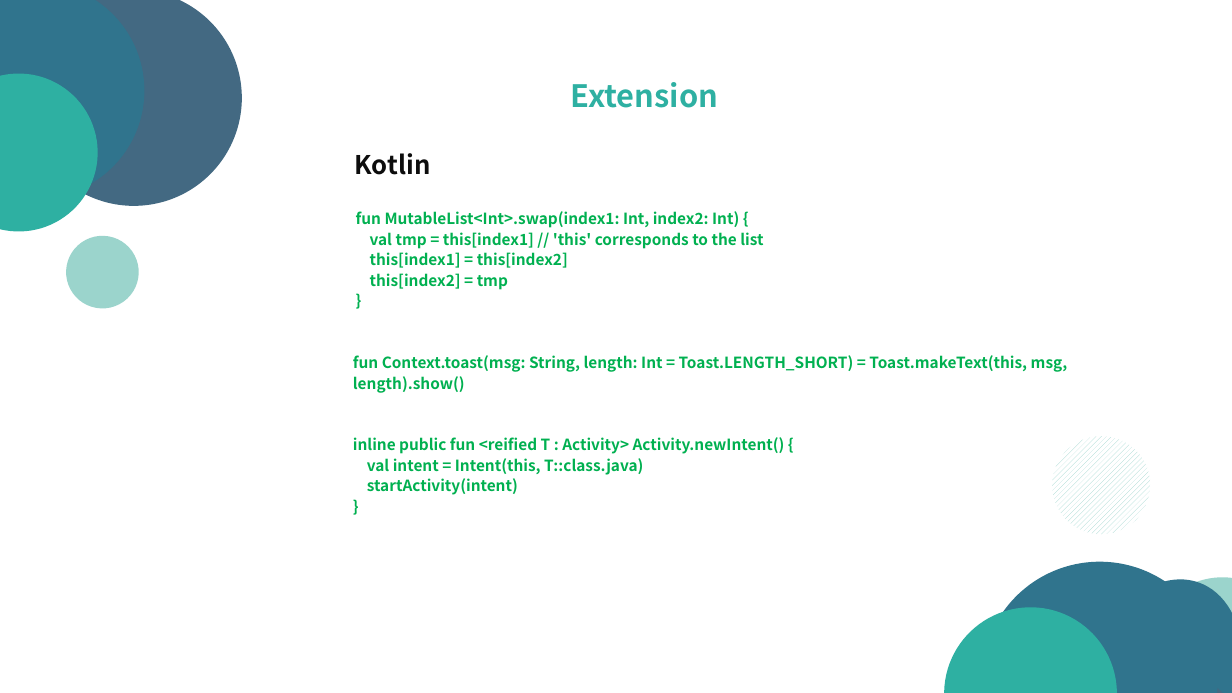
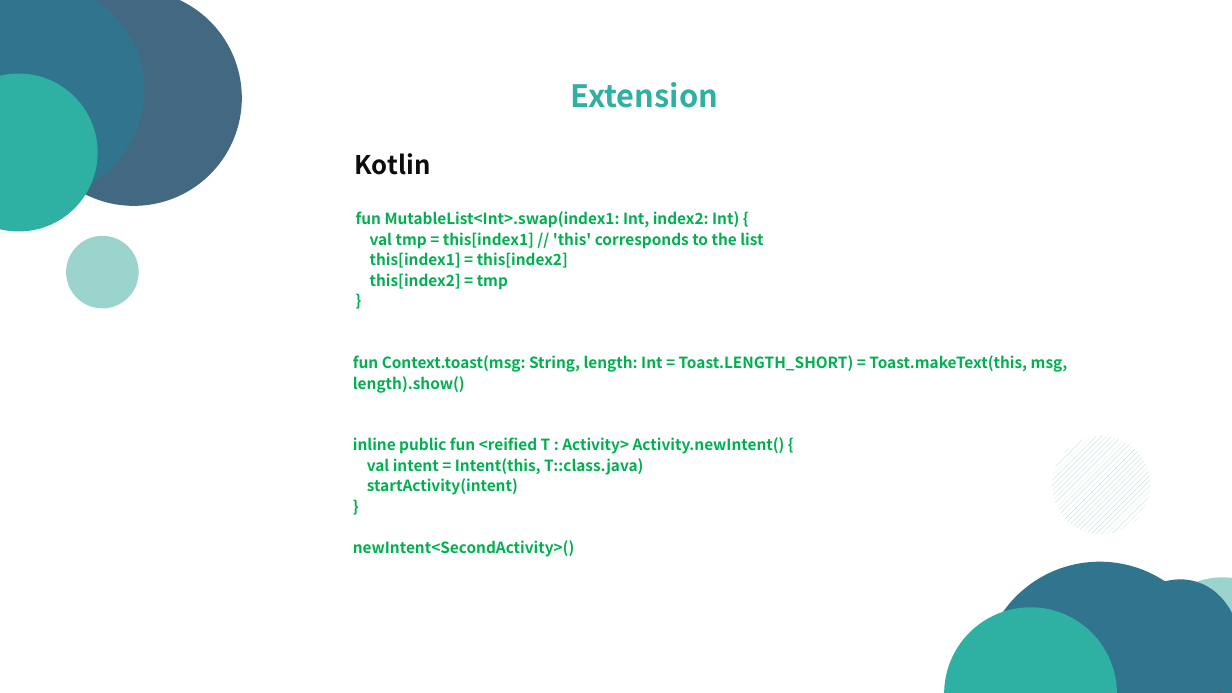
Before and after one commit to sk569437/KotlinExample, a slide deck: slide 11 of Kotlin-doc.pptx. Drawn at 1232x693 pixels with LibreOffice and Linux fonts; fonts in the diff are those of the drawing. Boxes give left, top, right and bottom in pixels: in the first picture for what was removed or moved away, otherwise in the second. Text is boxed around its words. In the diff, an @@ line names an element or a change of style, - is before the commit and + after.

```diff
--- a/Kotlin-doc.pptx
+++ b/Kotlin-doc.pptx
@@ text at bbox=[353, 540, 574, 557]: paragraph added @@
+newIntent<SecondActivity>()
```
Also in this commit, not shown: 16 other slides changed, 3 slides added, 2 other files.
